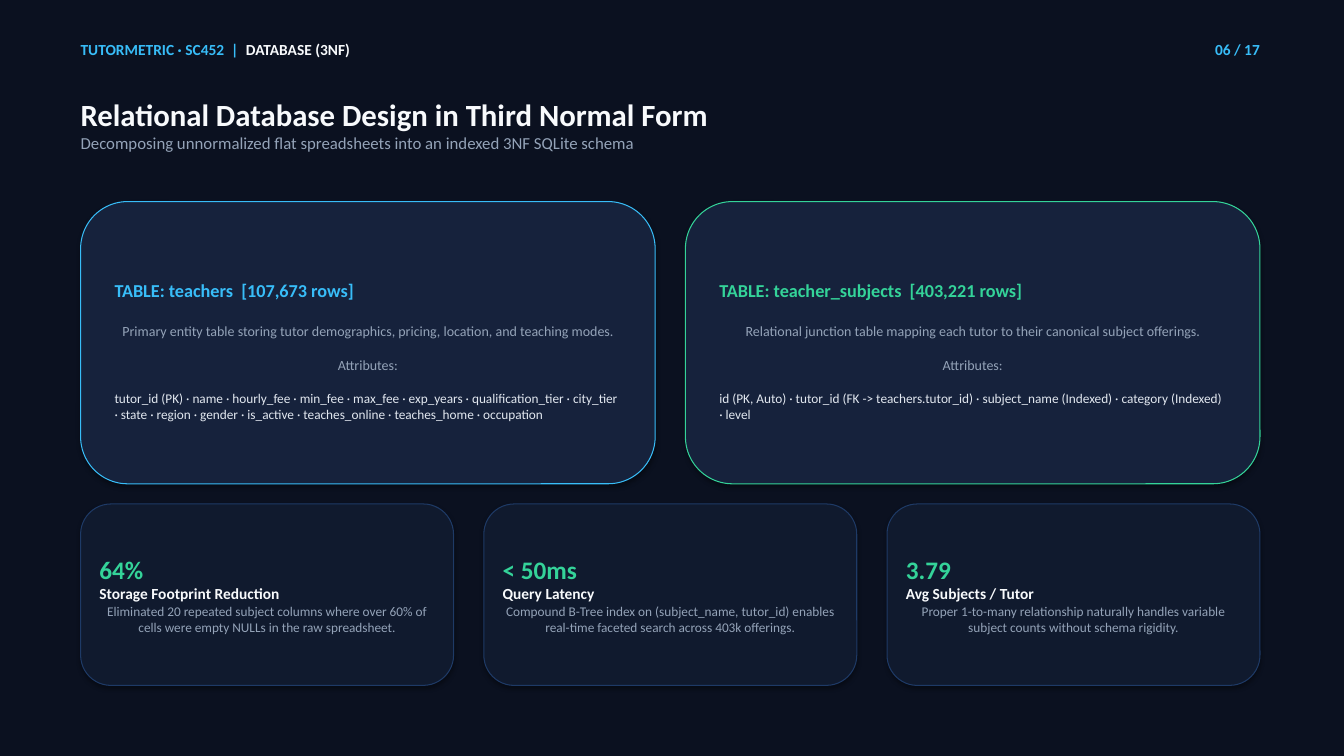
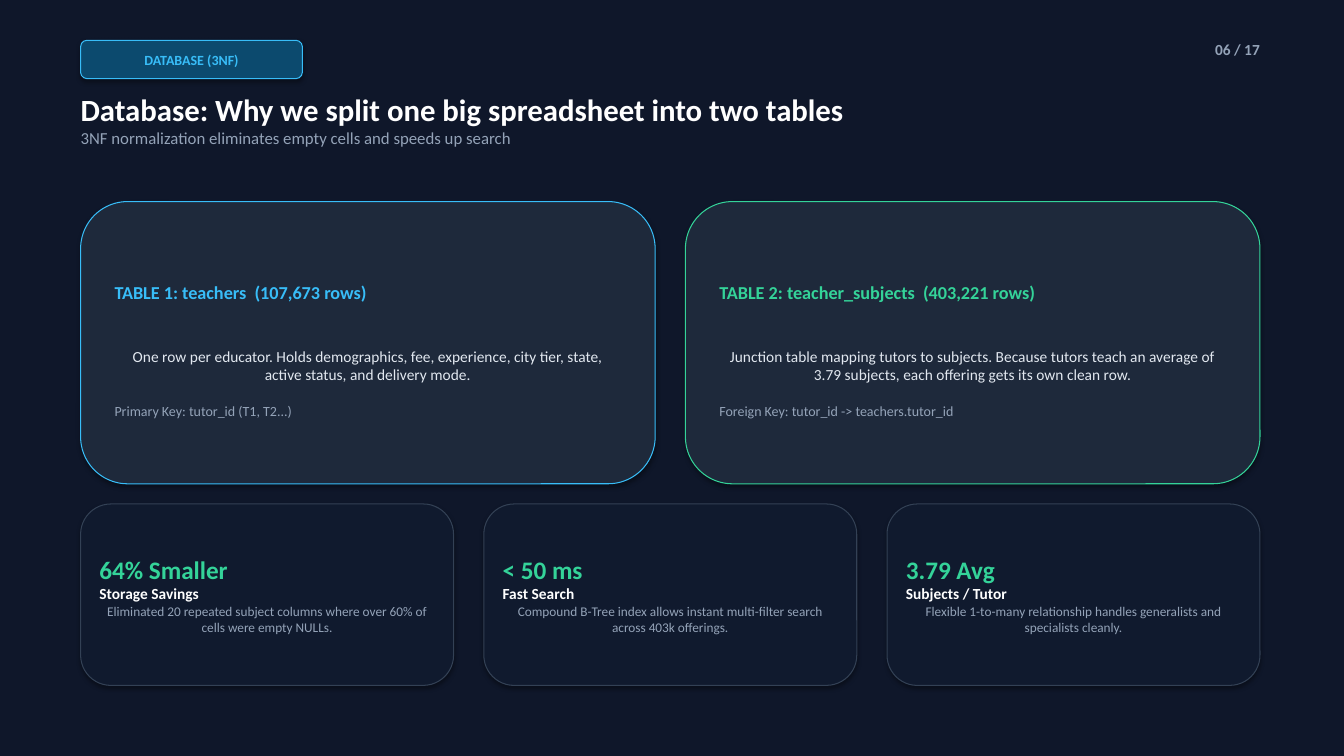
Before and after one commit to nilesh7757/BMPTUTORS, a slide deck: slide 6 of project_showcase_bundle/BMP_Tutors_Deck_Full.pptx. Drawn at 1344x756 pixels with LibreOffice and Linux fonts; fonts in the diff are those of the drawing. Boxes give left, top, right and bottom in pixels: in the first picture for what was removed or moved away, otherwise in the second. Text is boxed around its words. In the diff, an @@ line names an element or a change of style, - is before the commit and + after.

```diff
--- a/project_showcase_bundle/BMP_Tutors_Deck_Full.pptx
+++ b/project_showcase_bundle/BMP_Tutors_Deck_Full.pptx
@@ rectangle at (0,0,1344,756): fill #0B1120 to #0F172A @@
@@ rounded rectangle "DATABASE (3NF)": place and size @@
-rounded rectangle "DATABASE (3NF)" at (81,43,350,57)
+rounded rectangle "DATABASE (3NF)" at (81,40,302,79)
@@ rounded rectangle "DATABASE (3NF)" at (81,40,302,79): vertical alignment top to middle; fill none to #0C4A6E; outline none to #38BDF8 0.75 pt; shadow on @@
@@ text in rounded rectangle at (144,55,238,67): text changed; size 11 to 10 pt @@
-TUTORMETRIC · SC452 | DATABASE (3NF)
+DATABASE (3NF)
@@ text "06 / 17" at (1215,44,1260,55): text colour #38BDF8 to #94A3B8 @@
@@ text at (81,99,843,147): text changed @@
-Relational Database Design in Third Normal Form
-Decomposing unnormalized flat spreadsheets into an indexed 3NF SQLite schema
+Database: Why we split one big spreadsheet into two tables
+3NF normalization eliminates empty cells and speeds up search
@@ rounded rectangle "TABLE 1: teachers (107,673 rows)" at (81,202,655,484): fill #16223C to #1E293B @@
@@ rounded rectangle "TABLE 2: teacher_subjects (403,221 rows)" at (686,202,1260,484): fill #16223C to #1E293B @@
@@ text in rounded rectangle at (115,285,602,418): text changed; size 9.5 to 11 pt @@
-TABLE: teachers [107,673 rows]
-Primary entity table storing tutor demographics, pricing, location, and teaching modes.
-Attributes:
-tutor_id (PK) · name · hourly_fee · min_fee · max_fee · exp_years · qualification_tier · city_tier · state · region · gender · is_active · teaches_online · teaches_home · occupation
+TABLE 1: teachers (107,673 rows)
+One row per educator. Holds demographics, fee, experience, city tier, state, active status, and delivery mode.
+Primary Key: tutor_id (T1, T2...)
@@ text in rounded rectangle at (719,285,1215,419): text changed; size 9.5 to 11 pt @@
-TABLE: teacher_subjects [403,221 rows]
-Relational junction table mapping each tutor to their canonical subject offerings.
-Attributes:
-id (PK, Auto) · tutor_id (FK -> teachers.tutor_id) · subject_name (Indexed) · category (Indexed) · level
+TABLE 2: teacher_subjects (403,221 rows)
+Junction table mapping tutors to subjects. Because tutors teach an average of 3.79 subjects, each offering gets its own clean row.
+Foreign Key: tutor_id -> teachers.tutor_id
@@ outline #1E3A66 0.75 pt to #334155 0.75 pt in 3 elements at (81,504,454,686), (887,504,1260,686), (484,504,857,686) @@
@@ text in rounded rectangle at (99,561,427,634): text changed @@
-64%
-Storage Footprint Reduction
-Eliminated 20 repeated subject columns where over 60% of cells were empty NULLs in the raw spreadsheet.
+64% Smaller
+Storage Savings
+Eliminated 20 repeated subject columns where over 60% of cells were empty NULLs.
@@ text in rounded rectangle at (503,562,822,634): text changed @@
-< 50ms
-Query Latency
-Compound B-Tree index on (subject_name, tutor_id) enables real-time faceted search across 403k offerings.
+< 50 ms
+Fast Search
+Compound B-Tree index allows instant multi-filter search across 403k offerings.
@@ text in rounded rectangle at (906,562,1221,634): text changed @@
-3.79
-Avg Subjects / Tutor
-Proper 1-to-many relationship naturally handles variable subject counts without schema rigidity.
+3.79 Avg
+Subjects / Tutor
+Flexible 1-to-many relationship handles generalists and specialists cleanly.
```
Also in this commit, not shown: 16 other slides changed, 4 other files.
